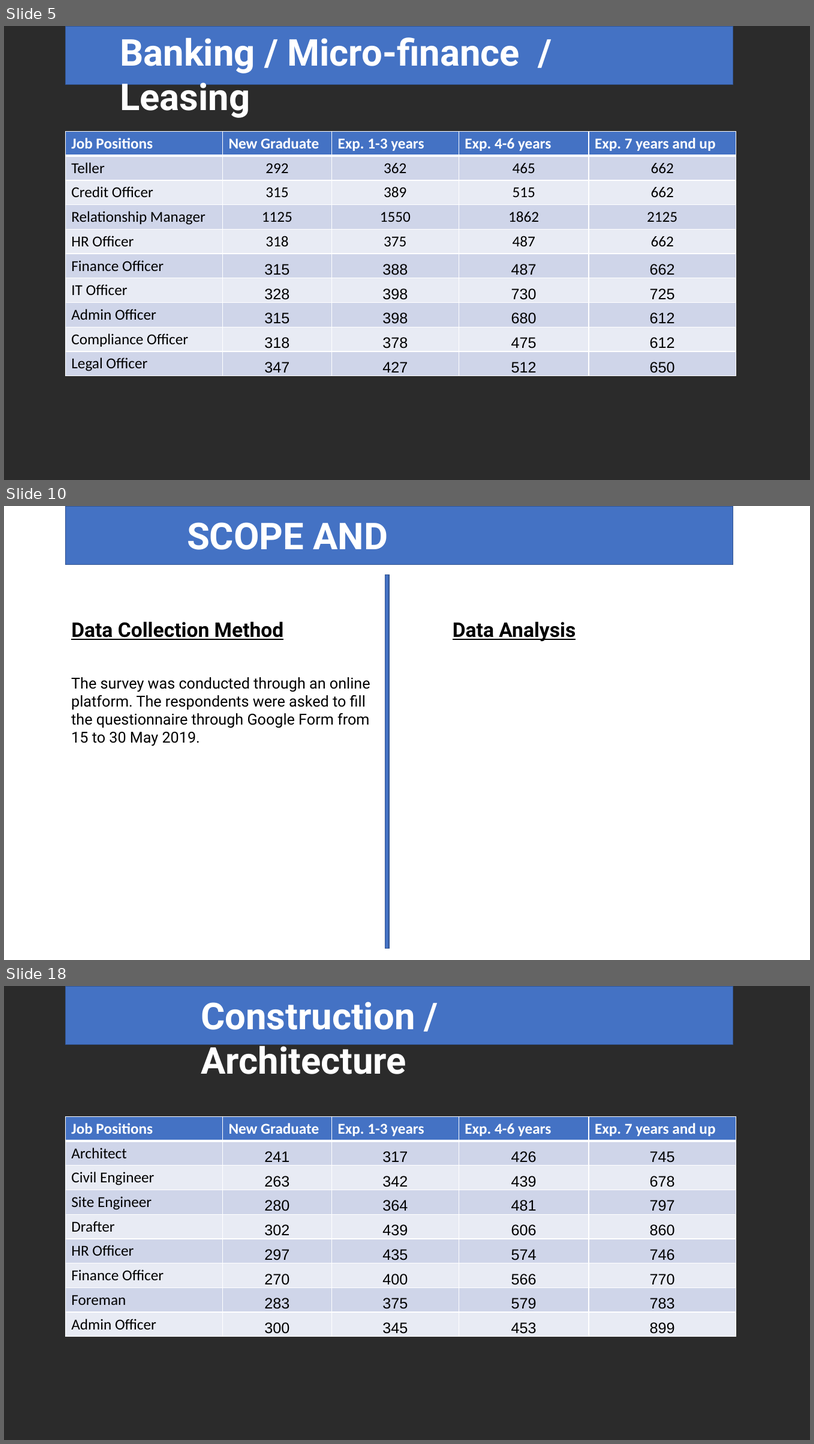
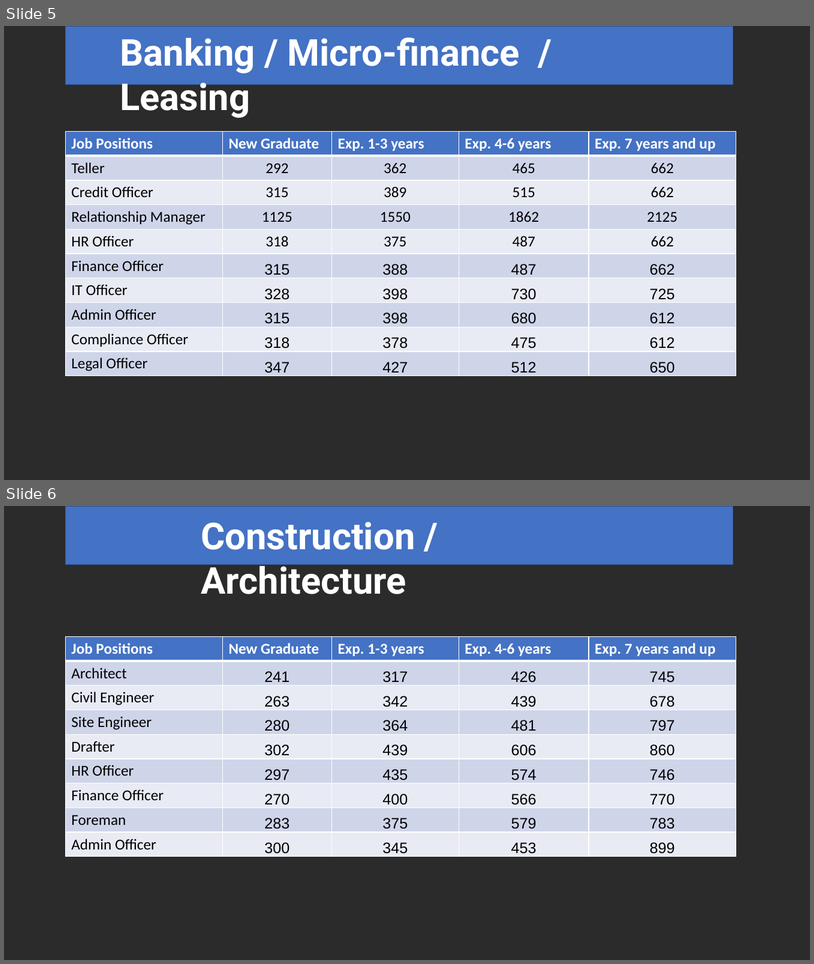
Before and after one commit to Phoud/108salarysurvey2, a slide deck: Presentation/Presentation.pptx. Shown one above the other, each under a label of ours: slides 5, 10 and 18 before the commit, slides 5 and 6 after it; the slides between them are not shown. The pictures are 814x1444 and 814x964 pixels, drawn with LibreOffice and Linux fonts; fonts in the diff are those of the drawing; background and template pictures are left out; a plain dark background stands for a picture behind light text. Boxes give left, top, right and bottom in pixels: in the first picture for what was removed or moved away, otherwise in the second. Text is boxed around its words. In the diff, an @@ line names an element or a change of style, - is before the commit and + after.

```diff
--- a/Presentation/Presentation.pptx
+++ b/Presentation/Presentation.pptx
@@ slide 10 removed at (x1=4, y1=506, x2=810, y2=960), background picture (left out) @@
@@ rectangle removed at (x1=66, y1=506, x2=734, y2=565) @@
@@ text removed at (x1=187, y1=522, x2=457, y2=603) @@
-SCOPE AND METHODOLOGY
@@ rectangle removed at (x1=386, y1=575, x2=389, y2=948) @@
@@ text removed at (x1=71, y1=621, x2=284, y2=640) @@
-Data Collection Method
@@ text removed at (x1=453, y1=621, x2=576, y2=641) @@
-Data Analysis
@@ text removed at (x1=71, y1=677, x2=371, y2=746) @@
-The survey was conducted through an online platform. The respondents were asked to fill the questionnaire through Google Form from 15 to 30 May 2019.
@@ what was slide 18 is now slide 6 @@
```
Also in this commit, not shown: 1 slide changed, 6 slides added, 10 other slides removed, 4 other files.
